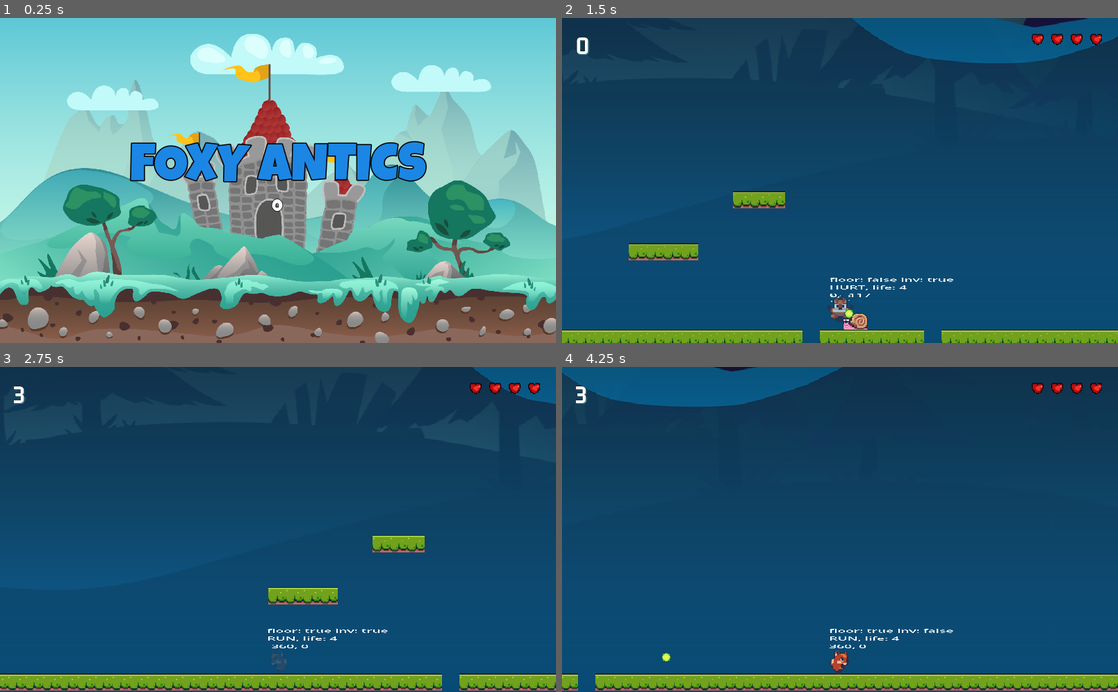
Above: before the commit, frames 1-4 (two rows, left to right).
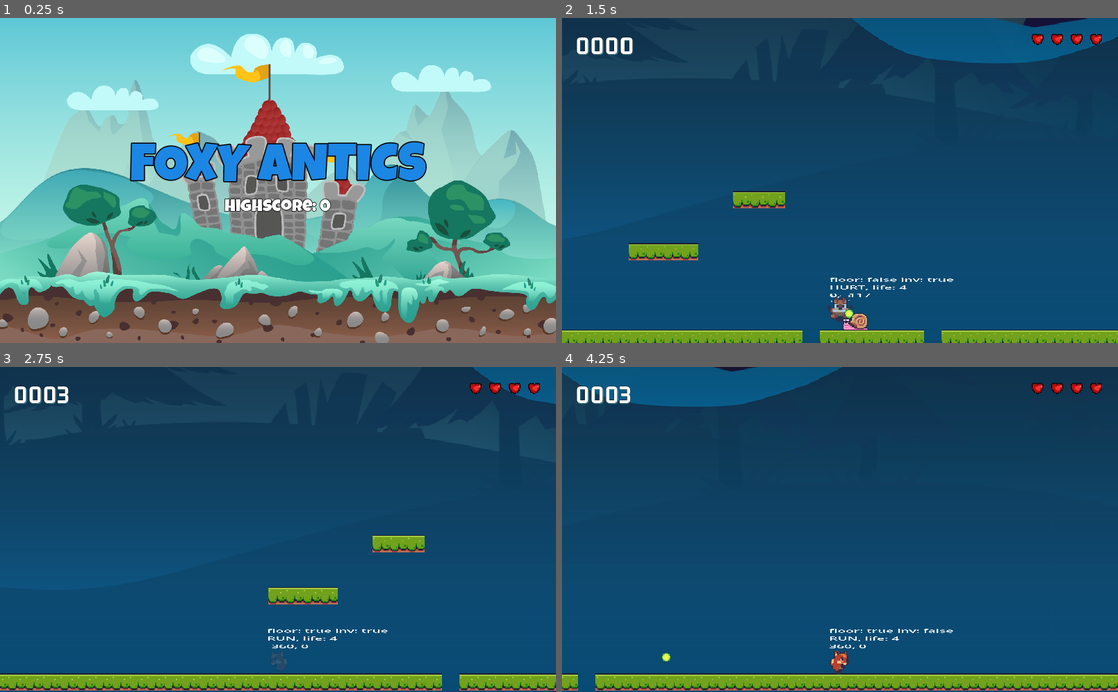
Above: after the commit, the same moments.

Repository: bluewind109/Foxy-Antics
Game: Godot game, scene res://main/main.tscn
Two runs of this game, one before a commit and one after it. Both use one fixed random seed, a clock stepped at 60 frames per second and the inputs below.
Inputs:
- Up to frame 1 (0.25 s): no input
- Up to frame 2 (1.5 s): tap Enter at 0.5 s; hold Right (right) from 0.53 s (still down); tap Ctrl (shoot) at 0.6, 1.35 s; tap Space (jump) at 0.77 s
- Up to frame 3 (2.75 s): tap Space (jump) at 1.52 s; release Right (right) at 2.03 s; hold Left (left) from 2.03 s (still down); tap Ctrl (shoot) at 2.1 s
- Up to frame 4 (4.25 s): release Left (left) at 2.78 s; hold Right (right) from 2.78 s (still down); tap Ctrl (shoot) at 2.85, 3.6 s; tap Space (jump) at 3.02, 3.77 s

The runs differ from the first frame. In frame 1, 0.6% of the frame differs, in the area x 40-60%, y 55-60%; in frame 2, 0.3%; in frame 3, 0.3%; in frame 4, 0.4%.

Commit message:
Update score UI display

Diff:
--- a/hud/hud.gd
+++ b/hud/hud.gd
@@ -28,7 +28,7 @@
 
 
 func set_text_score(score: int) -> void:
-	score_label.text = str(score)
+	score_label.text = str(score).lpad(4, "0")
 
 
 func show_hud() -> void:
@@ -51,5 +51,6 @@
 	vb_game_over.visible = true
 
 
-func on_score_updated(score: int) -> void:
+func on_score_updated() -> void:
+	var score = ScoreManager.get_score()
 	set_text_score(score)
--- a/main/main.gd
+++ b/main/main.gd
@@ -4,8 +4,7 @@
 
 # Called when the node enters the scene tree for the first time.
 func _ready():
-	Engine.time_scale = 1
-	label_highscore.text = str(ScoreManager.get_highscore())
+	label_highscore.text = "Highscore: " + str(ScoreManager.get_highscore())
 
 
 # Called every frame. 'delta' is the elapsed time since the previous frame.
--- a/singletons/score_manager.gd
+++ b/singletons/score_manager.gd
@@ -18,10 +18,9 @@
 
 func update_score(points: int) -> void:
 	_score += points
-	SignalManager.on_score_updated.emit(_score)
+	SignalManager.on_score_updated.emit()
 	if (_highscore < _score):
 		_highscore = _score
-	print("update score: ", _score)
 
 
 func get_score() -> int:
@@ -44,7 +43,6 @@
 	}
 
 	file.store_string(JSON.stringify(data))
-	print("saved _highscore: ", data)
 
 
 func load_highscore() -> void:
@@ -54,10 +52,8 @@
 	var file = FileAccess.open(HS_FILE, FileAccess.READ)
 	var data = JSON.parse_string(file.get_as_text())
 
-	print("data: ", data)
 	if (HS_KEY in data):
 		_highscore = data[HS_KEY]
-		print("loaded _highscore: ", _highscore)
 
 
 func on_boss_killed(points: int) -> void:
--- a/singletons/signal_manager.gd
+++ b/singletons/signal_manager.gd
@@ -6,4 +6,4 @@
 signal on_player_hit(lives: int)
 signal on_level_complete()
 signal on_game_over()
-signal on_score_updated(score: int)
+signal on_score_updated()
